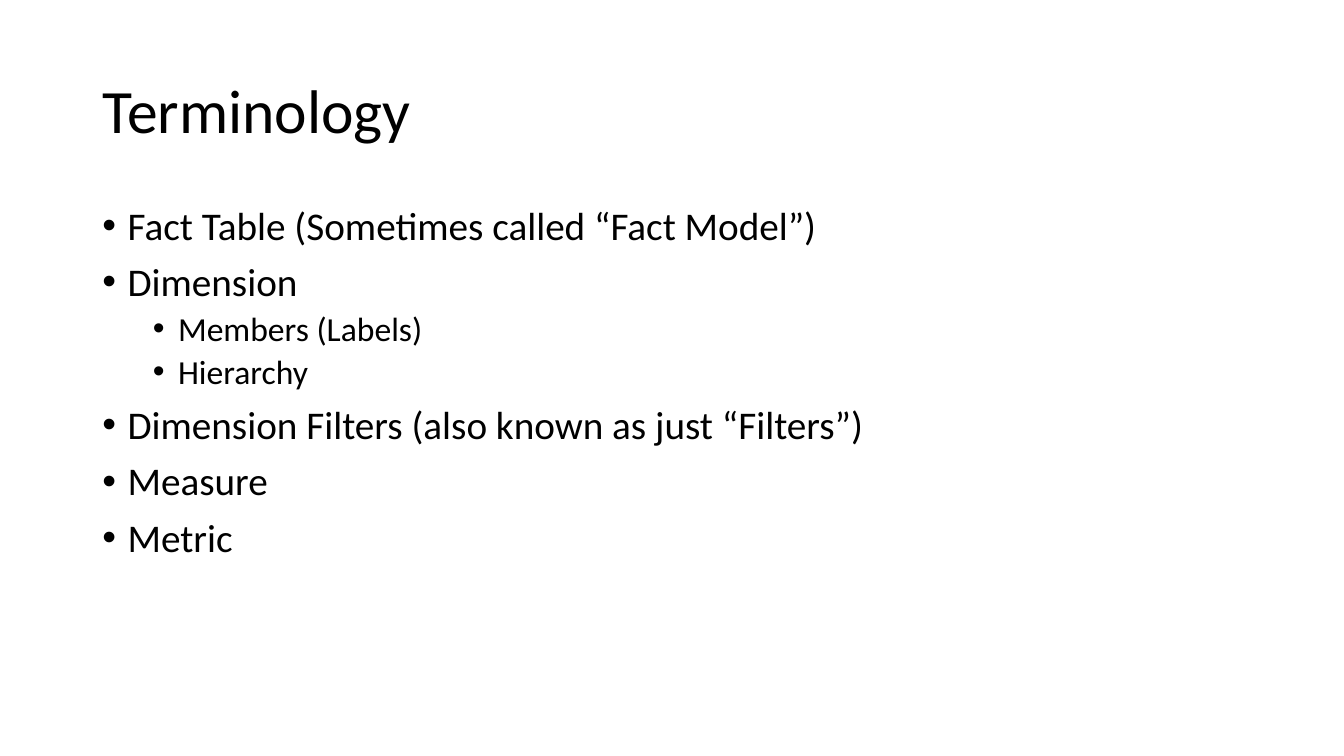
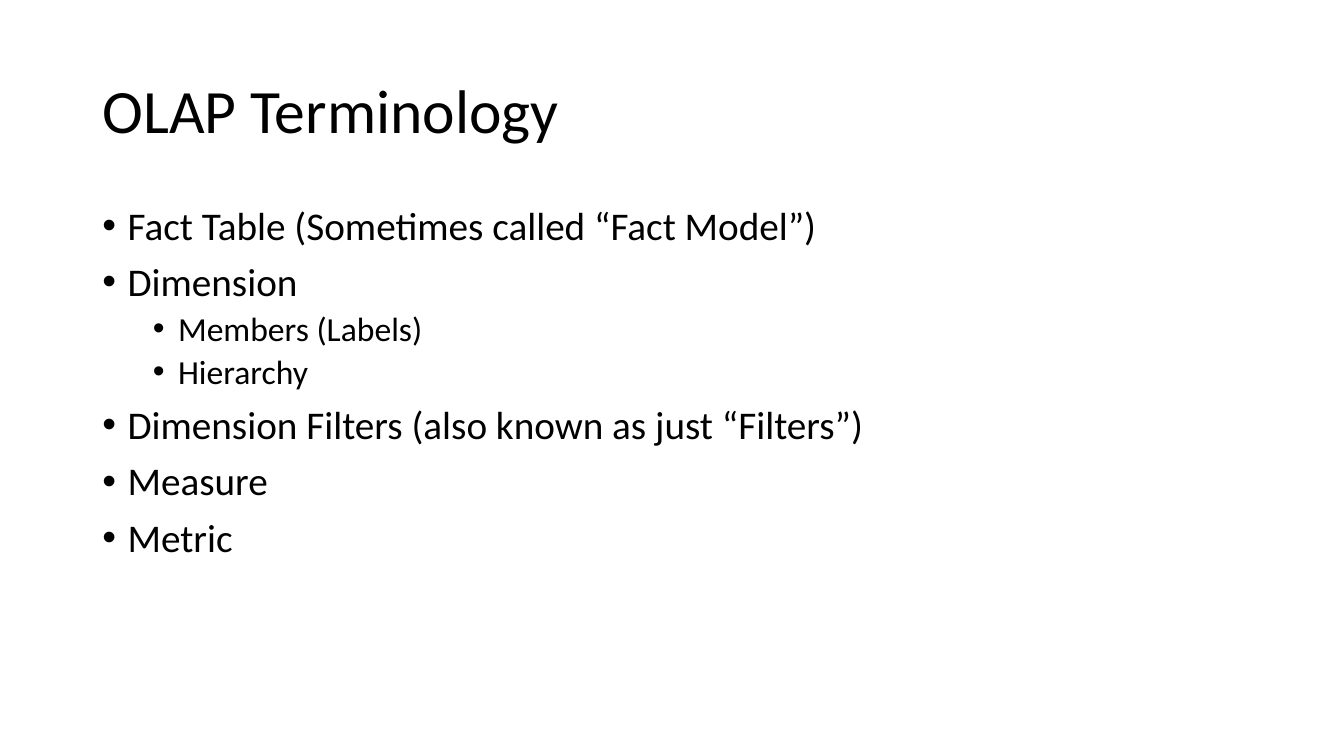
Before and after one commit to t27duck/showandtell, a slide deck: slide 11 of presentations/railsconf/2017/reporting_on_rails.pptx. Drawn at 1344x756 pixels with LibreOffice and Linux fonts; fonts in the diff are those of the drawing. Boxes give left, top, right and bottom in pixels: in the first picture for what was removed or moved away, otherwise in the second. Text is boxed around its words. In the diff, an @@ line names an element or a change of style, - is before the commit and + after.

```diff
--- a/presentations/railsconf/2017/reporting_on_rails.pptx
+++ b/presentations/railsconf/2017/reporting_on_rails.pptx
@@ title at (102, 90, 558, 144): text changed @@
-Terminology
+OLAP Terminology
```
Also in this commit, not shown: 1 other slide changed, 1 other file.
